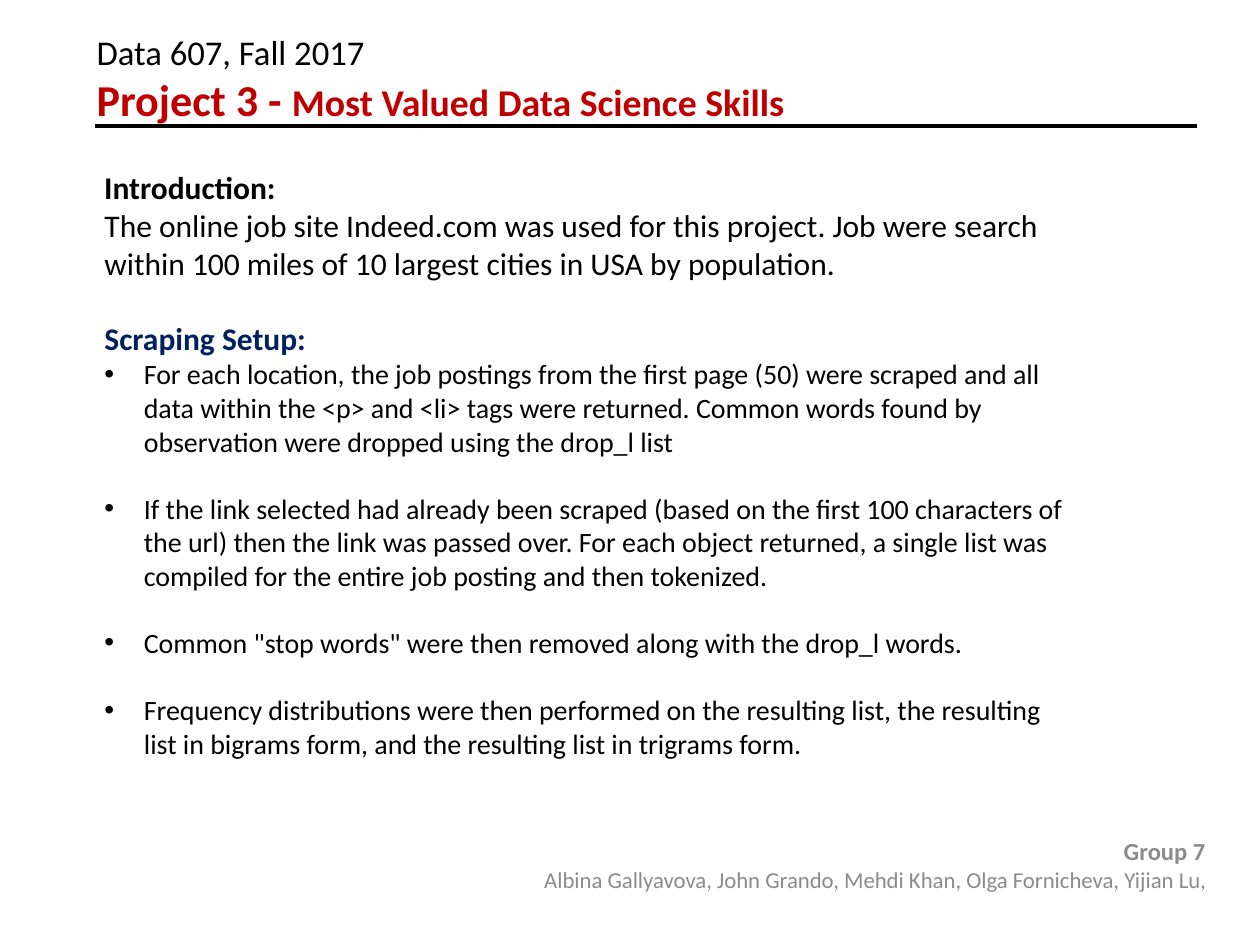
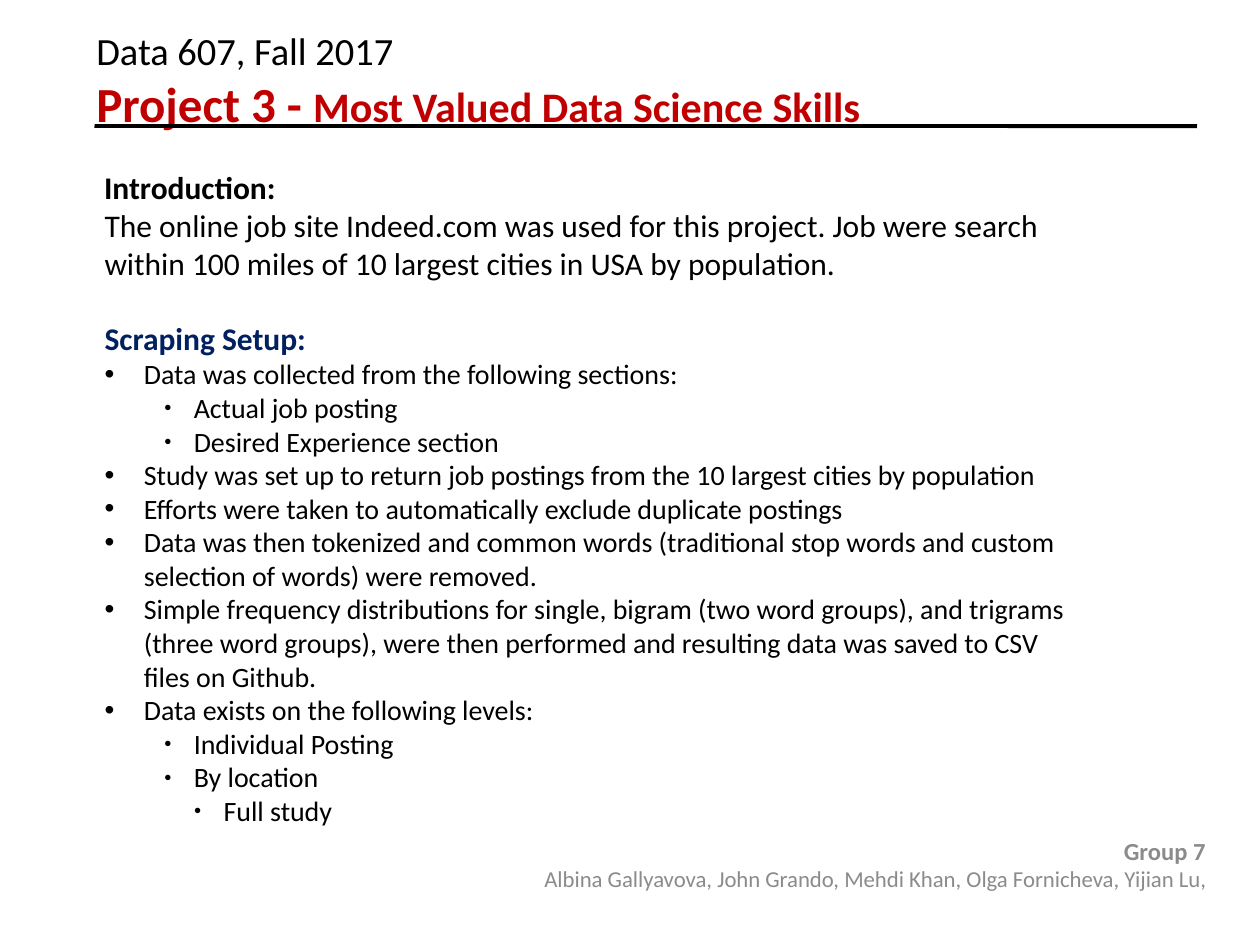
Before and after one commit to olga0503/data607-project3, a slide deck: slide 2 of project3.pptx. Drawn at 1260x945 pixels with LibreOffice and Linux fonts; fonts in the diff are those of the drawing; background and template pictures are left out. Boxes give left, top, right and bottom in pixels: in the first picture for what was removed or moved away, otherwise in the second. Text is boxed around its words. In the diff, an @@ line names an element or a change of style, - is before the commit and + after.

Commit message:
updated ppt

```diff
--- a/project3.pptx
+++ b/project3.pptx
@@ text "Data 607, Fall 2017 Project ..." at (x1=96, y1=38, x2=861, y2=131): size 19.8 to 22 pt in "Data 607, Fall 2017"; size 25.2 to 28 pt in "Project 3 -"; size 21.6 to 24 pt in "Most Valued Data Science Skills" @@
@@ line (94, 126) - (1197, 126): stroke #000000 2.25 pt to #000000 2.24 pt @@
@@ text at (x1=144, y1=364, x2=1063, y2=826): text changed @@
-• For each location, the job postings from the first page (50) were scraped and all data within the <p> and <li> tags were returned. Common words found by observation were dropped using the drop_l list
-• If the link selected had already been scraped (based on the first 100 characters of the url) then the link was passed over. For each object returned, a single list was compiled for the entire job posting and then tokenized.
-• Common "stop words" were then removed along with the drop_l words.
-• Frequency distributions were then performed on the resulting list, the resulting list in bigrams form, and the resulting list in trigrams form.
+• Data was collected from the following sections:
+    ● Actual job posting
+    ● Desired Experience section
+• Study was set up to return job postings from the 10 largest cities by population
+• Efforts were taken to automatically exclude duplicate postings
+• Data was then tokenized and common words (traditional stop words and custom selection of words) were removed.
+• Simple frequency distributions for single, bigram (two word groups), and trigrams (three word groups), were then performed and resulting data was saved to CSV files on Github.
+• Data exists on the following levels:
+    ● Individual Posting
+    ● By location
+      ● Full study
@@ text "Group 7" at (x1=544, y1=844, x2=1206, y2=891): text colour #8C8C8C to #8B8B8B; less space between paragraphs @@
```
Also in this commit, not shown: 9 other slides changed, 1 slide removed.
